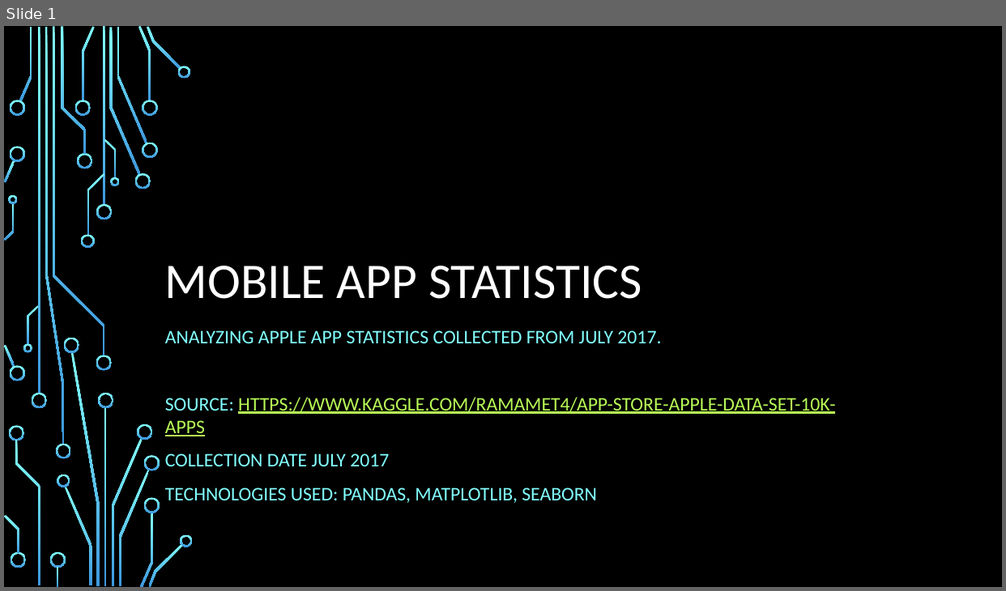
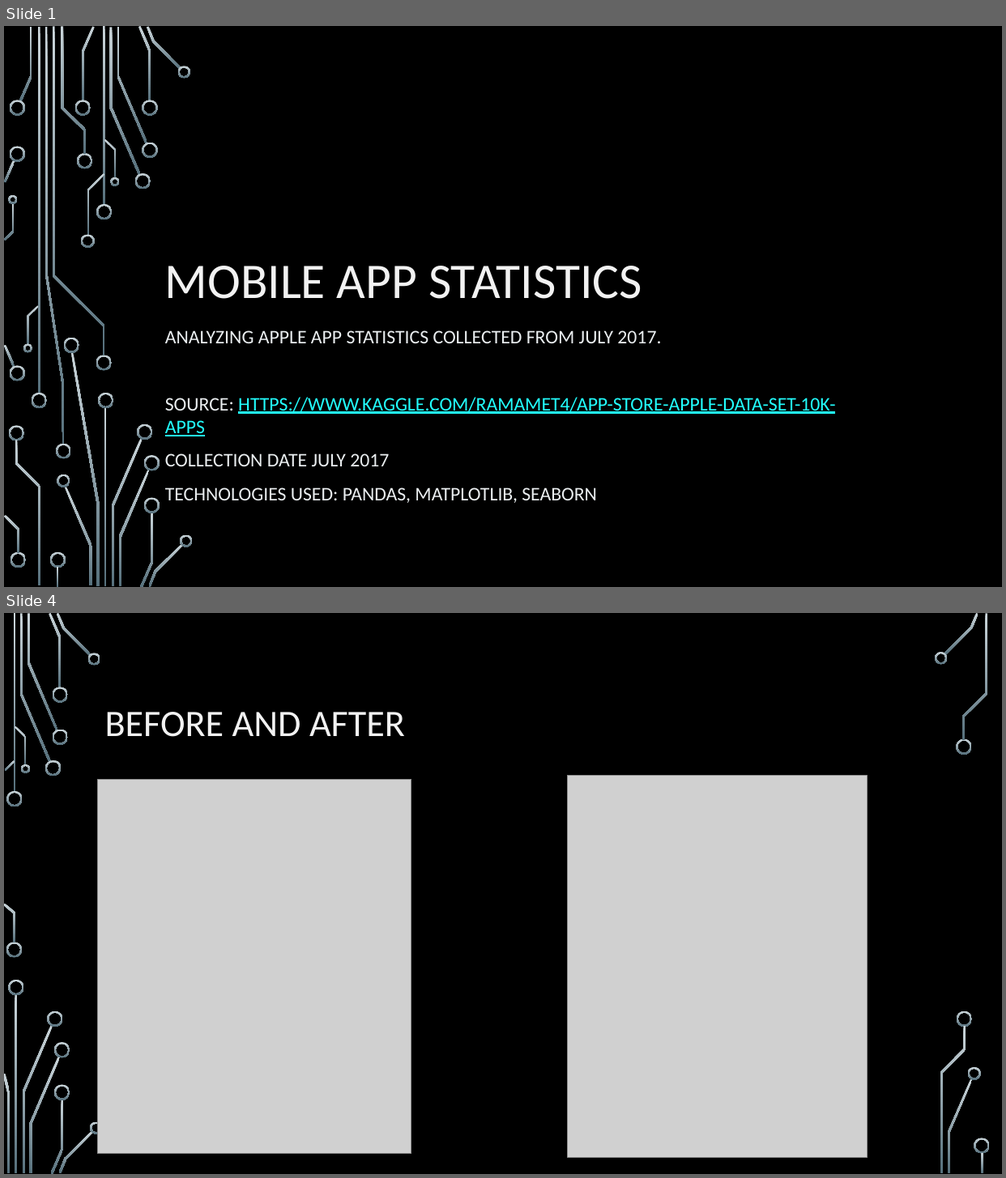
Before and after one commit to EmpressBelless/AppleDataSet, a slide deck: AppleApps2017.pptx. Shown one above the other, each under a label of ours: slide 1 before the commit, slides 1 and 4 after it; the slides between them are not shown. The pictures are 1006x591 and 1006x1178 pixels, drawn with LibreOffice and Linux fonts; fonts in the diff are those of the drawing; grey boxes stand for pictures; background and template pictures are left out. Boxes give left, top, right and bottom in pixels: in the first picture for what was removed or moved away, otherwise in the second. Text is boxed around its words. In the diff, an @@ line names an element or a change of style, - is before the commit and + after.

```diff
--- a/AppleApps2017.pptx
+++ b/AppleApps2017.pptx
@@ slide 4 added at box(4, 613, 1002, 1174), background picture (left out) @@
@@ title added at box(105, 712, 405, 737), 36 pt, text #F2F2F2 @@
+BEFORE AND AFTER
@@ picture added at box(98, 779, 411, 1154) @@
@@ picture added at box(568, 776, 867, 1157) @@
@@ group added at box(4, 613, 990, 1174): 33 freeform shapes, 3 rectangles @@
@@ slide 1 changed as well @@
@@ fill gradient #82FFFF to #3D97DE to gradient #CAD5DA to #56707C in 54 elements at box(96, 204, 112, 220), box(96, 356, 112, 371), box(38, 27, 40, 394), box(31, 393, 47, 408), box(19, 27, 32, 101), box(109, 28, 140, 175), box(135, 173, 151, 189), box(117, 27, 147, 143), box(138, 26, 151, 101), box(142, 142, 157, 158), box(142, 100, 157, 116), box(147, 27, 181, 70), box(177, 66, 191, 78), box(82, 27, 95, 101), box(75, 100, 91, 116), box(77, 153, 92, 169), box(65, 486, 92, 586), box(57, 475, 70, 487), box(9, 100, 25, 116), box(4, 345, 15, 367), box(9, 366, 25, 382), box(4, 160, 15, 183), box(9, 147, 25, 162), box(61, 27, 87, 154), box(9, 426, 24, 442), box(15, 440, 40, 585), box(49, 552, 66, 568), box(57, 567, 58, 587), box(10, 552, 26, 568), box(4, 515, 19, 554), box(87, 173, 104, 236), box(81, 235, 95, 248), box(53, 27, 105, 356), box(104, 139, 117, 178), box(110, 177, 119, 186), box(27, 306, 39, 345), box(23, 344, 32, 353), box(5, 203, 14, 240), box(9, 195, 18, 204), box(104, 408, 107, 587), box(112, 438, 143, 586), box(98, 393, 114, 408), box(71, 352, 100, 587), box(64, 337, 79, 353), box(138, 425, 153, 440), box(119, 470, 150, 587), box(140, 513, 153, 587), box(144, 456, 160, 472), box(144, 497, 160, 514), box(148, 544, 183, 587), box(180, 535, 193, 547), box(45, 27, 65, 445), box(56, 444, 70, 459), box(103, 27, 105, 206) @@
@@ title "MOBILE APP STATISTICS" at box(165, 266, 642, 299): text colour #FFFFFF to #F2F2F2 @@
@@ subtitle "ANALYZING APPLE APP STATISTICS COLLECTED ..." at box(165, 331, 835, 503): text colour #82FFFF to #EAEEF0 in "ANALYZING APPLE APP STATISTICS COLLECTED FROM JULY ...", "SOURCE:", "COLLECTION DATE JULY 2017", "TECHNOLOGIES USED: PANDAS, MATPLOTLIB, SEABORN"; text colour #B8FA56 to #22FFFF in "HTTPS://WWW.KAGGLE.COM/RAMAMET4/APP-STORE-APPLE-DATA-SET-10K ..." @@
```
Also in this commit, not shown: 6 other slides changed, 3 other slides added, 10 slides removed, 8 other files.
